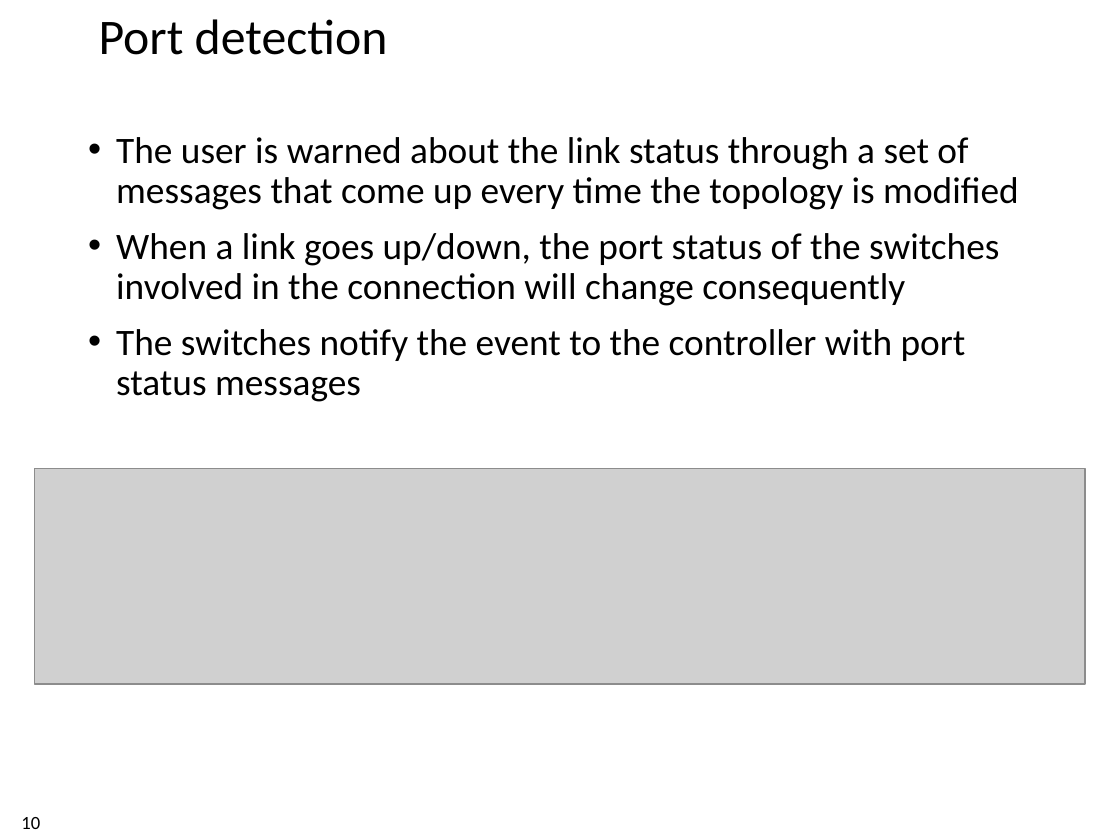
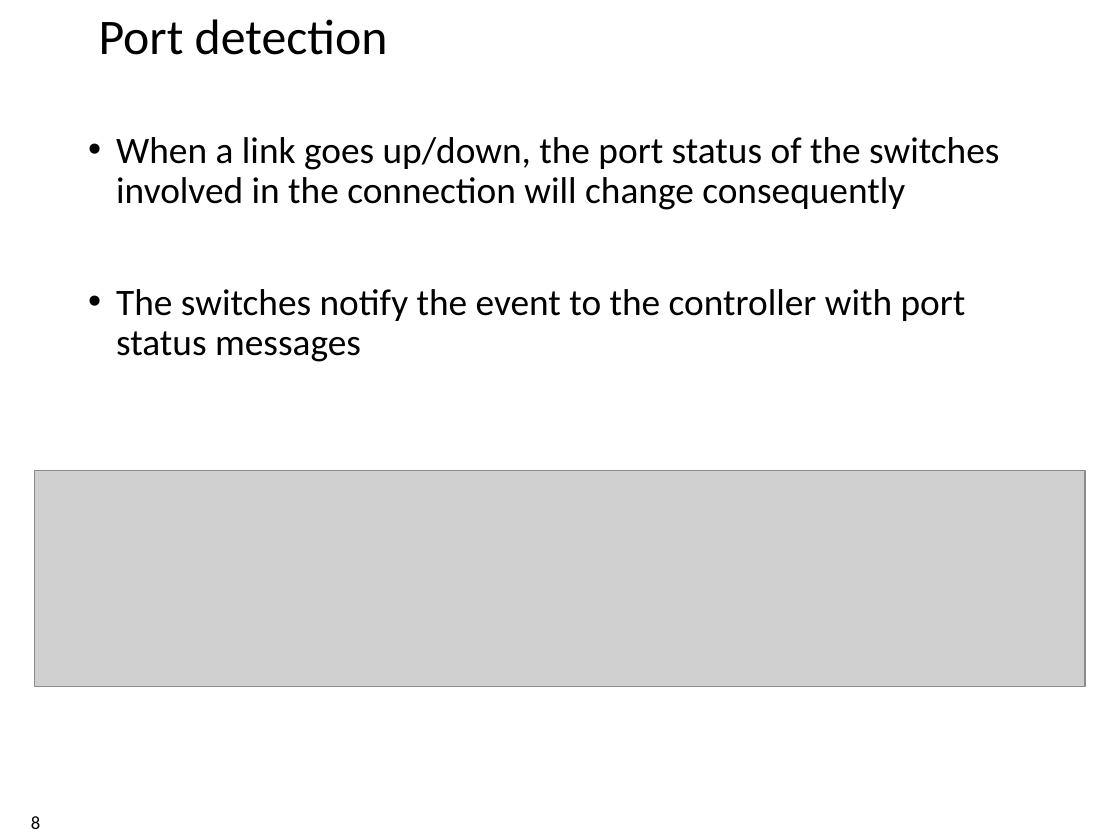
Before and after one commit to xdl907/switching-and-routing-project, a slide deck: slide 8 of template_project_exam__1_.pptx (slide 10 before the commit). Drawn at 1120x840 pixels with LibreOffice and Linux fonts; fonts in the diff are those of the drawing; grey boxes stand for pictures; background and template pictures are left out. Boxes give left, top, right and bottom in pixels: in the first picture for what was removed or moved away, otherwise in the second. Text is boxed around its words. In the diff, an @@ line names an element or a change of style, - is before the commit and + after.

```diff
--- a/template_project_exam__1_.pptx
+++ b/template_project_exam__1_.pptx
@@ text at (116,137,1019,210): paragraph removed @@
-• The user is warned about the link status through a set of messages that come up every time the topology is modified
@@ page number at (31,816,40,829): text changed @@
-10
+8
```
Also in this commit, not shown: 5 other slides changed, 1 slide added, 1 slide removed.
